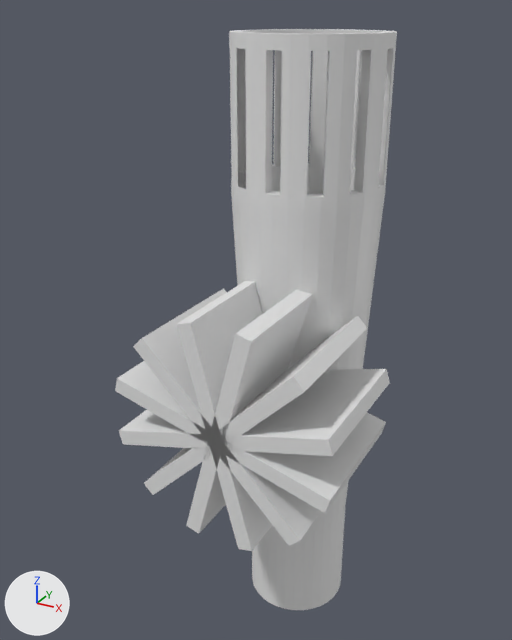
One commit to the FBX model Assets/Resources/Weapons/Attachments/barrel.fbx: the scene before it, then after it.
Both versions are drawn from a 50 mm camera at (0.384, -0.838, 0.468) aimed at (-0.043, -0.063, 0.081). Arrows for +X, +Y and +Z are at lower left; the lights stay in place. Where no turn or scale is listed for an object, it has been applied to the vertices.
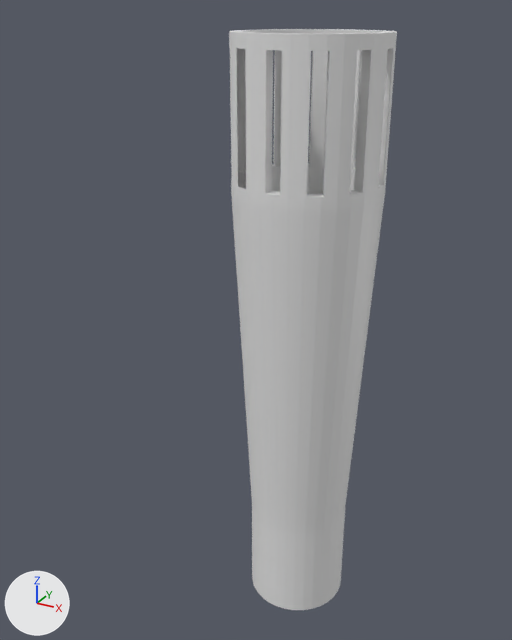
Where the change shows, as pixel boxes (x1, y1, x2, y2) in the pictures (512 x 640 px):
'Cube.011', deleted: before (119, 369, 390, 456)
'Cube.009', deleted: before (176, 281, 272, 551)
'Cube.007', deleted: before (186, 290, 313, 533)
'Cube.006', deleted: before (115, 361, 386, 513)
'Cube.008', deleted: before (133, 288, 321, 546)
'Cube.010', deleted: before (144, 316, 367, 495)

Diff of the bpy script that builds the scene:
```diff
--- a/Assets/Resources/Weapons/Attachments/barrel.fbx.py
+++ b/Assets/Resources/Weapons/Attachments/barrel.fbx.py
@@ ob_cube_010 @@
-ob_cube_010 = bpy.data.objects.new('Cube.010', me_cube_011)
-ob_cube_010.location = (0.0, -0.146, 0.0)
@@ ob_cube_009 @@
-ob_cube_009 = bpy.data.objects.new('Cube.009', me_cube_010)
-ob_cube_009.location = (0.0, -0.146, 0.0)
@@ ob_cube_011 @@
-ob_cube_011 = bpy.data.objects.new('Cube.011', me_cube_012)
-ob_cube_011.location = (0.0, -0.146, 0.0)
@@ ob_cube_007 @@
-ob_cube_007 = bpy.data.objects.new('Cube.007', me_cube_008)
-ob_cube_007.location = (0.0, -0.146, 0.0)
@@ ob_cube_006 @@
-ob_cube_006 = bpy.data.objects.new('Cube.006', me_cube_007)
-ob_cube_006.location = (0.0, -0.146, 0.0)
@@ ob_cube_008 @@
-ob_cube_008 = bpy.data.objects.new('Cube.008', me_cube_009)
-ob_cube_008.location = (0.0, -0.146, 0.0)
```
